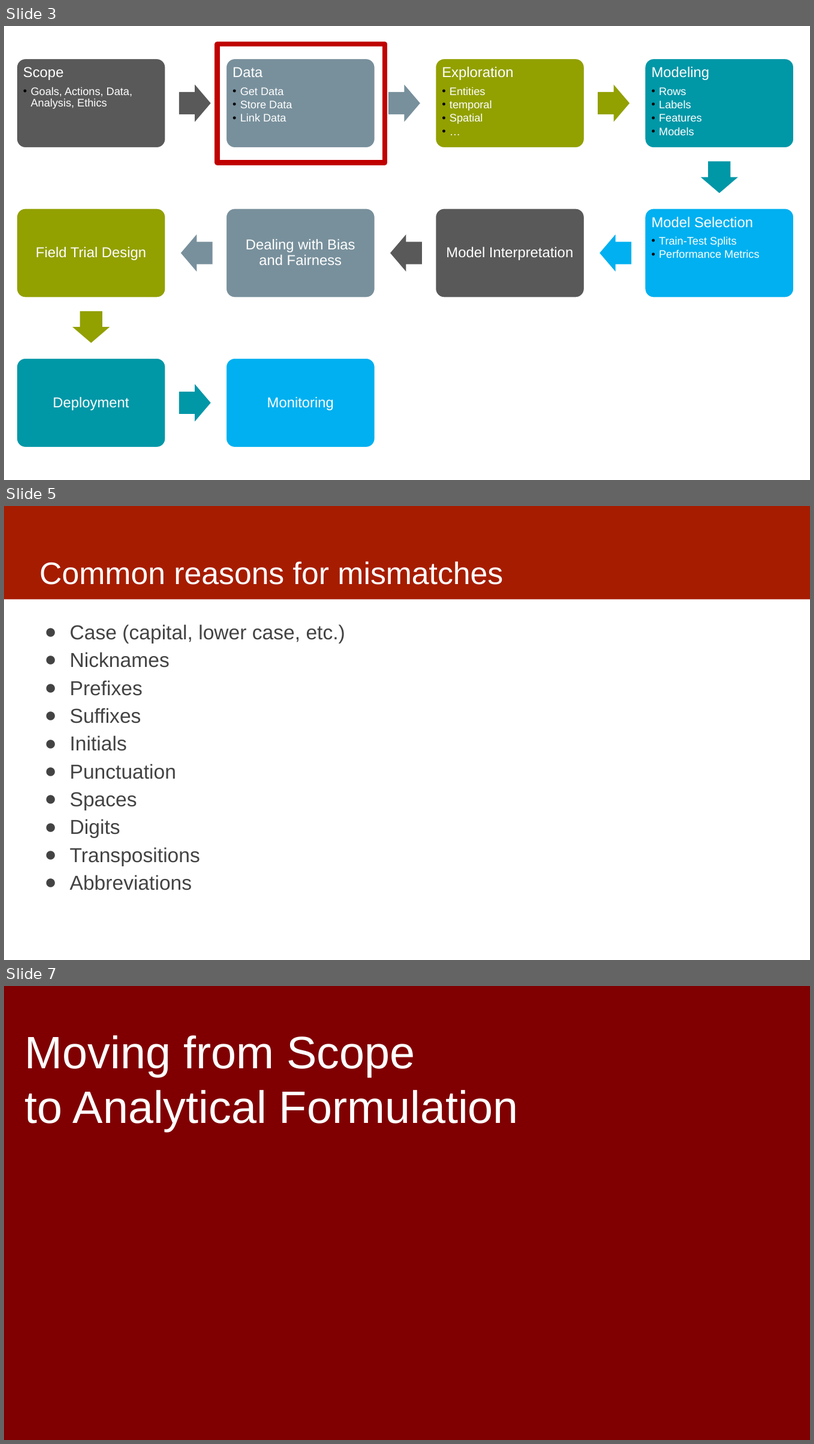
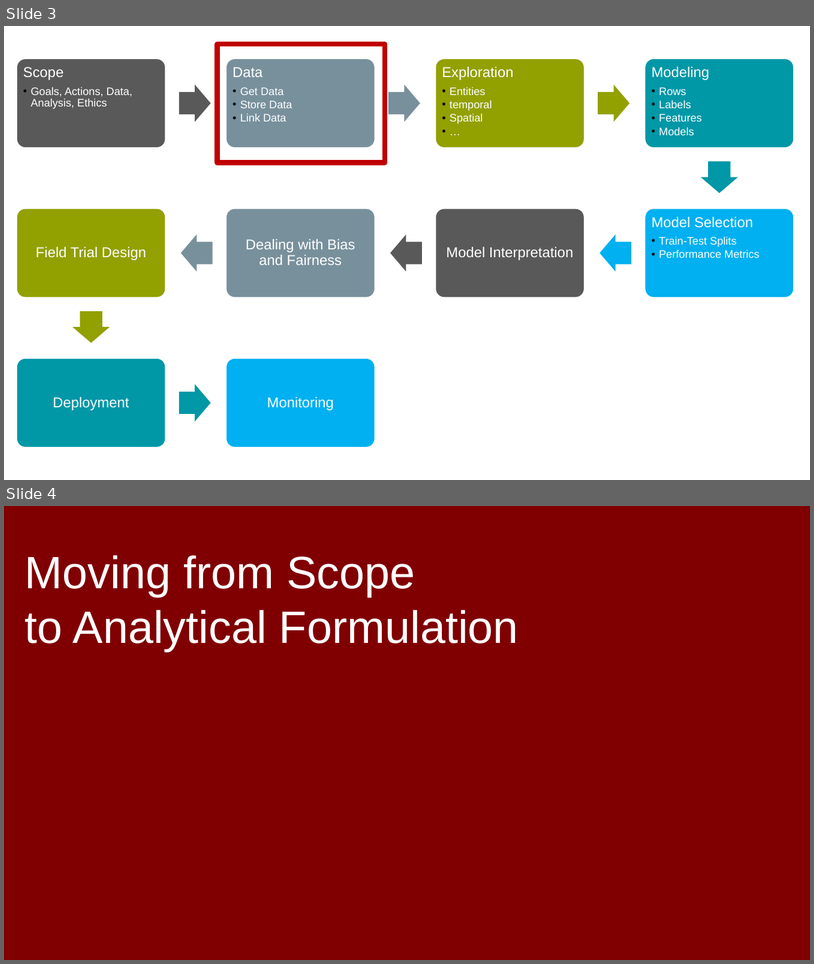
Before and after one commit to dssg/MLinPractice, a slide deck: Lectures/Lecture4-Formulation.pptx. Shown one above the other, each under a label of ours: slides 3, 5 and 7 before the commit, slides 3 and 4 after it; the slides between them are not shown. The pictures are 814x1444 and 814x964 pixels, drawn with LibreOffice and Linux fonts; fonts in the diff are those of the drawing. Boxes give left, top, right and bottom in pixels: in the first picture for what was removed or moved away, otherwise in the second. Text is boxed around its words. In the diff, an @@ line names an element or a change of style, - is before the commit and + after.

```diff
--- a/Lectures/Lecture4-Formulation.pptx
+++ b/Lectures/Lecture4-Formulation.pptx
@@ slide 5 removed at <box>4,506,810,960</box>, background #FFFFFF @@
@@ rectangle removed at <box>4,506,810,599</box> @@
@@ title removed at <box>39,561,503,585</box> @@
-Common reasons for mismatches
@@ text removed at <box>70,624,345,890</box> @@
-● Case (capital, lower case, etc.)
-● Nicknames
-● Prefixes
-● Suffixes
-● Initials
-● Punctuation
-● Spaces
-● Digits
-● Transpositions
-● Abbreviations
@@ what was slide 7 is now slide 4 @@
```
Also in this commit, not shown: 1 slide changed, 9 slides added, 2 other slides removed.
